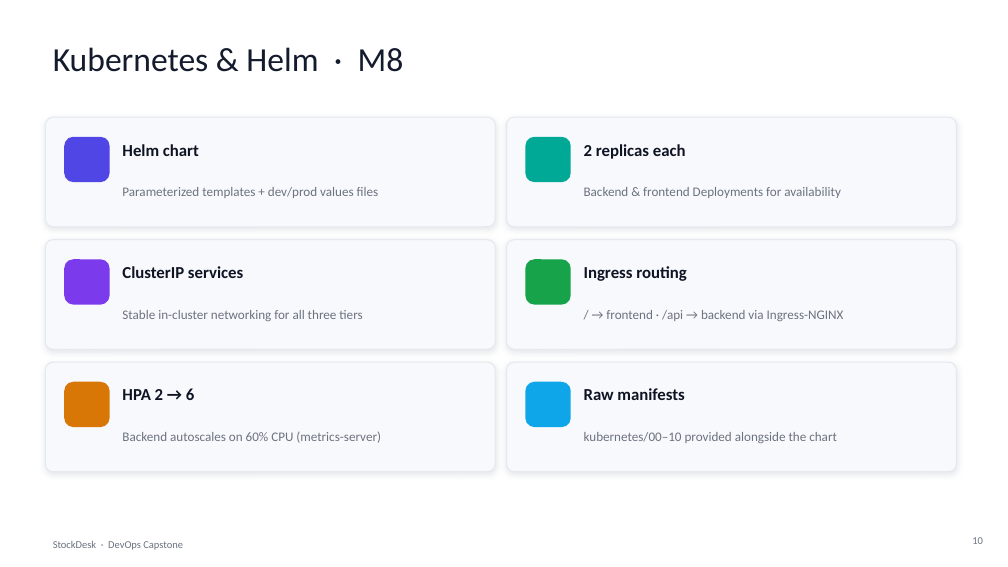
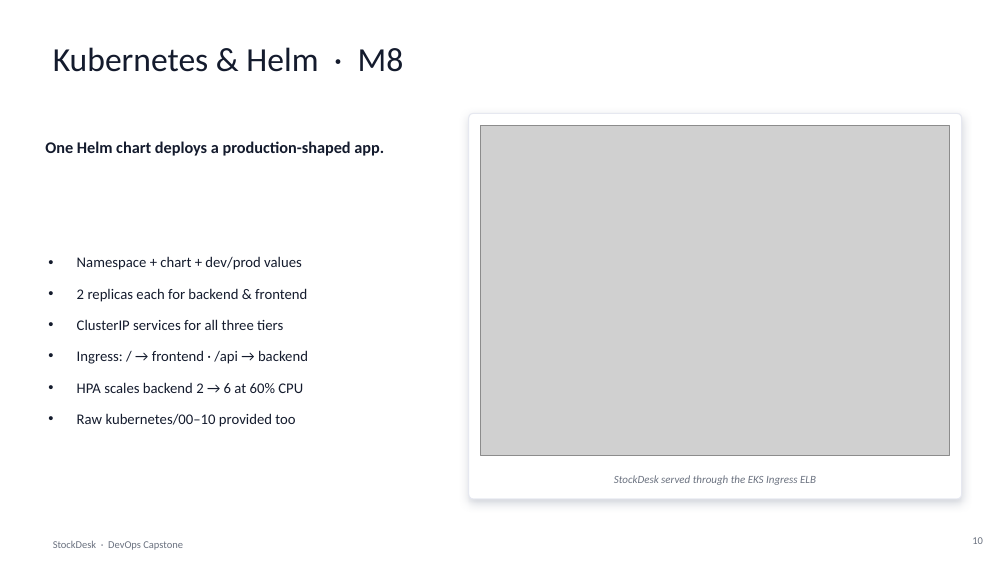
Before and after one commit to Naren456/devops-project, a slide deck: slide 10 of StockDesk_DevOps_Capstone.pptx. Drawn at 1008x567 pixels with LibreOffice and Linux fonts; fonts in the diff are those of the drawing; grey boxes stand for pictures. Boxes give left, top, right and bottom in pixels: in the first picture for what was removed or moved away, otherwise in the second. Text is boxed around its words. In the diff, an @@ line names an element or a change of style, - is before the commit and + after.

Commit message:
docs(m10): embed real evidence screenshots into presentation (slides 2,5-12)

```diff
--- a/StockDesk_DevOps_Capstone.pptx
+++ b/StockDesk_DevOps_Capstone.pptx
@@ rounded rectangle removed at bbox=[45, 117, 495, 227] @@
@@ rounded rectangle: place and size @@
-rounded rectangle at bbox=[507, 240, 957, 349]
+rounded rectangle at bbox=[469, 113, 962, 499]
@@ rounded rectangle at bbox=[469, 113, 962, 499]: fill #F8F9FC to #FFFFFF; shadow changed; proportions changed @@
@@ rounded rectangle removed at bbox=[507, 117, 957, 227] @@
@@ text at bbox=[45, 141, 384, 156]: text changed; size 16 to 15.5 pt; text colour #0F1424 to #141B2D @@
-Helm chart
+One Helm chart deploys a production-shaped app.
@@ rounded rectangle removed at bbox=[64, 137, 110, 182] @@
@@ picture added at bbox=[481, 126, 950, 455] @@
@@ rounded rectangle removed at bbox=[526, 137, 571, 182] @@
@@ text removed at bbox=[584, 144, 686, 159] @@
-2 replicas each
@@ text removed at bbox=[122, 187, 379, 198] @@
-Parameterized templates + dev/prod values files
@@ text removed at bbox=[584, 187, 841, 198] @@
-Backend & frontend Deployments for availability
@@ rounded rectangle removed at bbox=[45, 240, 495, 349] @@
@@ rounded rectangle removed at bbox=[64, 259, 110, 305] @@
@@ text added at bbox=[77, 256, 308, 427], 14 pt, text #141B2D @@
+• Namespace + chart + dev/prod values
+• 2 replicas each for backend & frontend
+• ClusterIP services for all three tiers
+• Ingress: / → frontend · /api → backend
+• HPA scales backend 2 → 6 at 60% CPU
+• Raw kubernetes/00–10 provided too
@@ text removed at bbox=[122, 266, 243, 278] @@
-ClusterIP services
@@ rounded rectangle removed at bbox=[526, 259, 571, 305] @@
@@ text removed at bbox=[584, 266, 686, 281] @@
-Ingress routing
@@ text removed at bbox=[122, 310, 362, 321] @@
-Stable in-cluster networking for all three tiers
@@ text removed at bbox=[606, 310, 844, 321] @@
-/ → frontend · /api → backend via Ingress-NGINX
@@ rounded rectangle removed at bbox=[45, 362, 495, 472] @@
@@ rounded rectangle removed at bbox=[64, 382, 110, 427] @@
@@ text removed at bbox=[122, 388, 194, 400] @@
-HPA 2 → 6
@@ rounded rectangle removed at bbox=[507, 362, 957, 472] @@
@@ rounded rectangle removed at bbox=[526, 382, 571, 427] @@
@@ text removed at bbox=[584, 388, 684, 400] @@
-Raw manifests
@@ text removed at bbox=[122, 432, 381, 443] @@
-Backend autoscales on 60% CPU (metrics-server)
@@ text removed at bbox=[584, 432, 837, 443] @@
-kubernetes/00–10 provided alongside the chart
@@ text added at bbox=[614, 475, 816, 485], 10.5 pt, text #6B7280, italic @@
+StockDesk served through the EKS Ingress ELB
```
Also in this commit, not shown: 7 other slides changed, 1 slide added, 1 slide removed, 1 other file.
